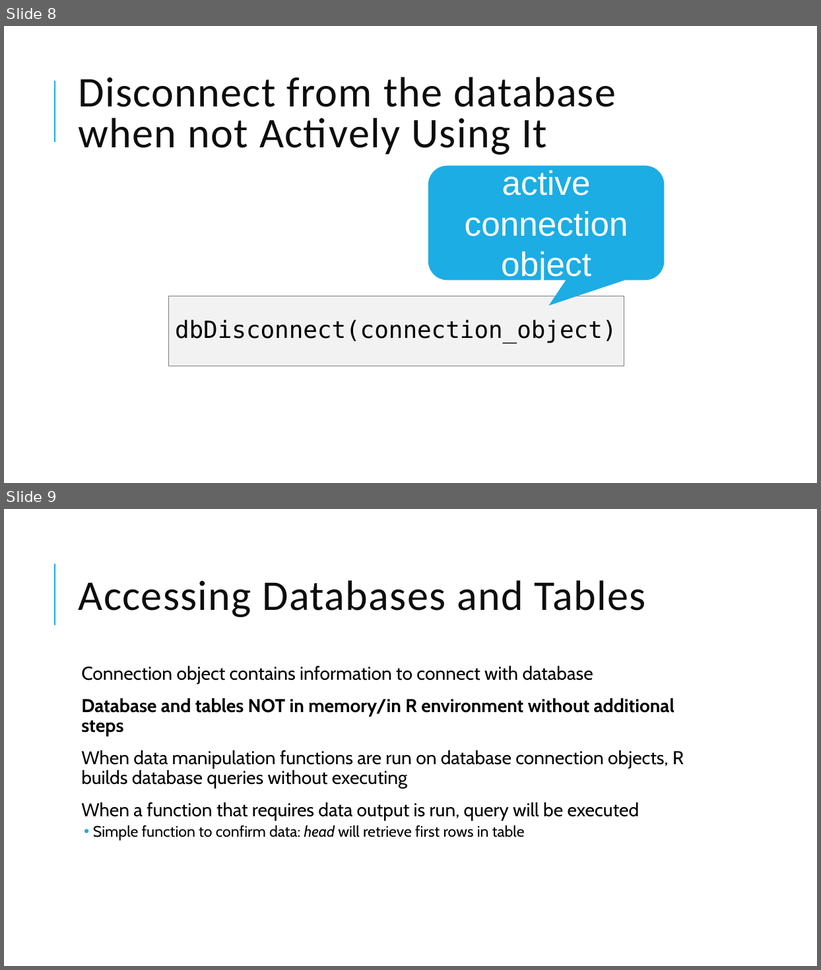
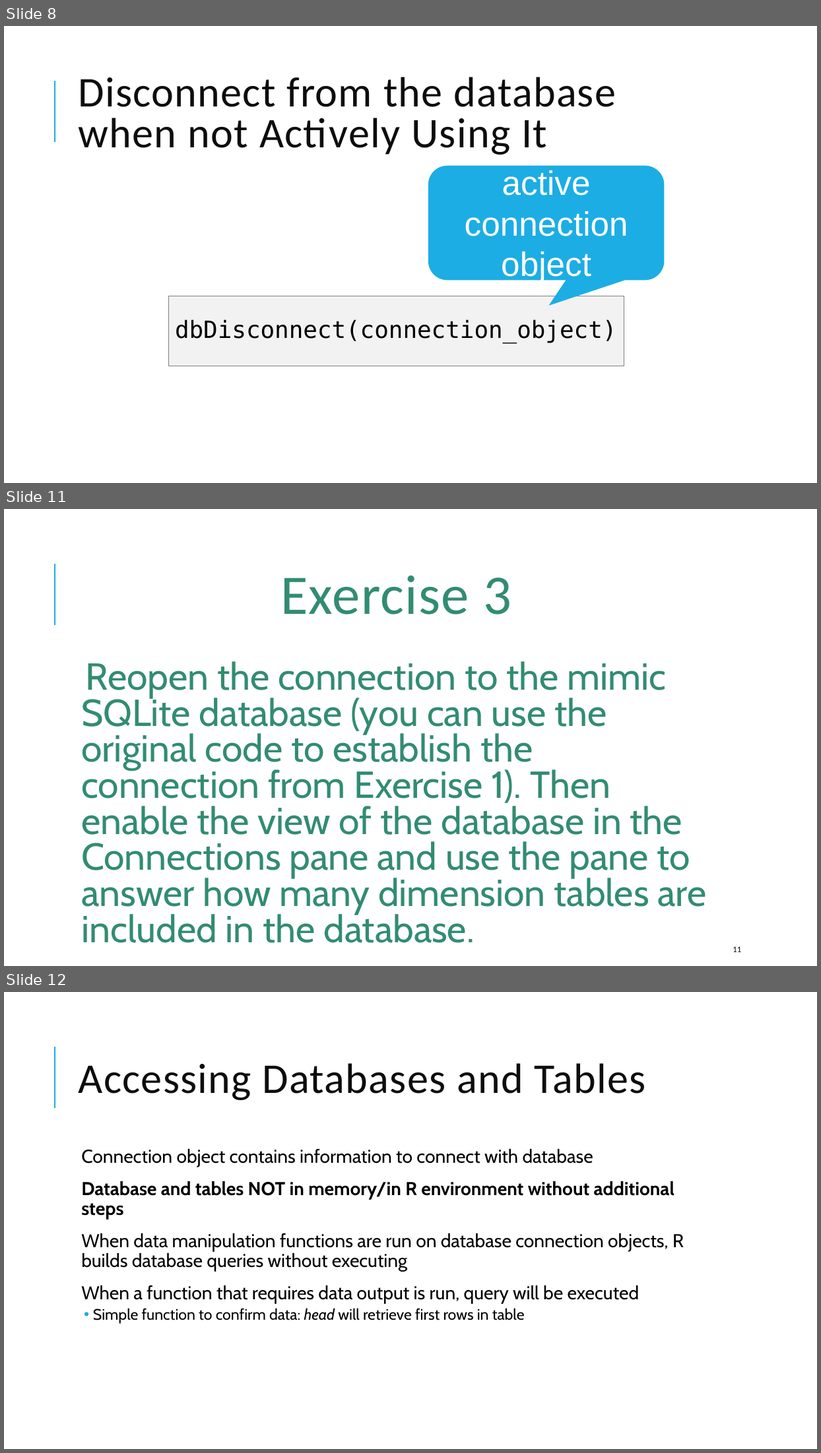
Before and after one commit to amromeo/api_r_int_db_24, a slide deck: presentations/02 - Databases with R.pptx. Shown one above the other, each under a label of ours: slides 8 and 9 before the commit, slides 8, 11 and 12 after it; the slides between them are not shown. The pictures are 821x970 and 821x1453 pixels, drawn with LibreOffice and Linux fonts; fonts in the diff are those of the drawing. Boxes give left, top, right and bottom in pixels: in the first picture for what was removed or moved away, otherwise in the second. Text is boxed around its words. In the diff, an @@ line names an element or a change of style, - is before the commit and + after.

```diff
--- a/presentations/02 - Databases with R.pptx
+++ b/presentations/02 - Databases with R.pptx
@@ slide 11 added at (x1=4, y1=509, x2=817, y2=966), background #FFFFFF; not listed: 1 template element that a slide beside it also shows @@
@@ title added at (x1=281, y1=575, x2=512, y2=615), 66 pt, text #328B71 @@
+Exercise 3
@@ text added at (x1=81, y1=661, x2=707, y2=943), 44.4 pt, text #328B71 @@
+  Reopen the connection to the mimic SQLite database (you can use the original code to establish the connection from Exercise 1). Then enable the view of the database in the Connections pane and use the pane to answer how many dimension tables are included in the database.
@@ page number added at (x1=733, y1=947, x2=741, y2=953), 10 pt, text #0D0D0D @@
+11
@@ what was slide 9 is now slide 12 @@
```
Also in this commit, not shown: 2 slides changed, 2 other slides added.
